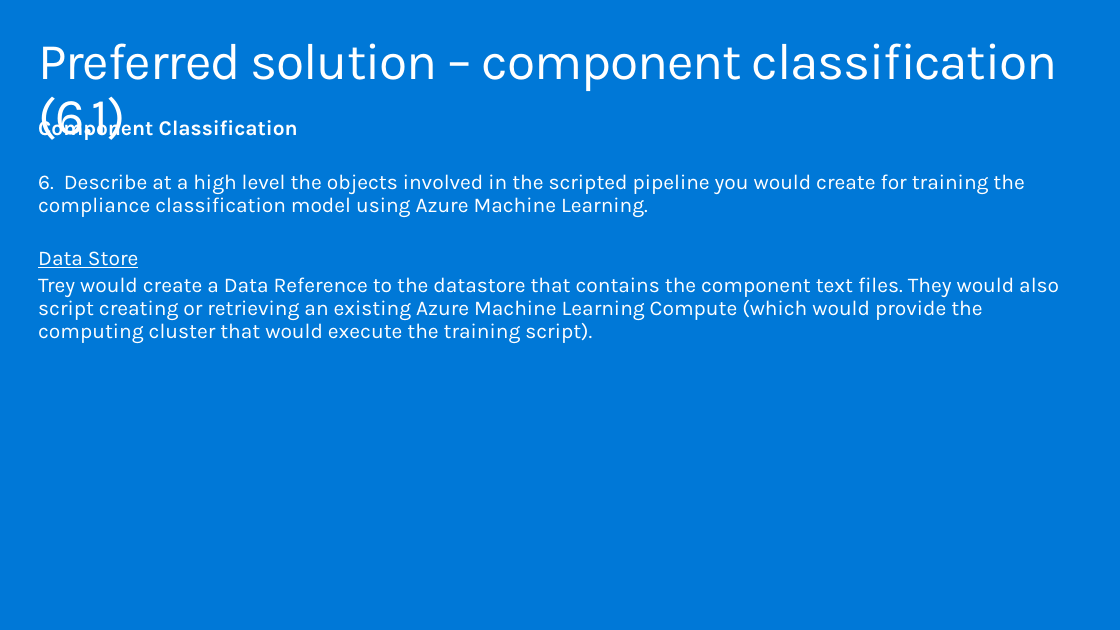
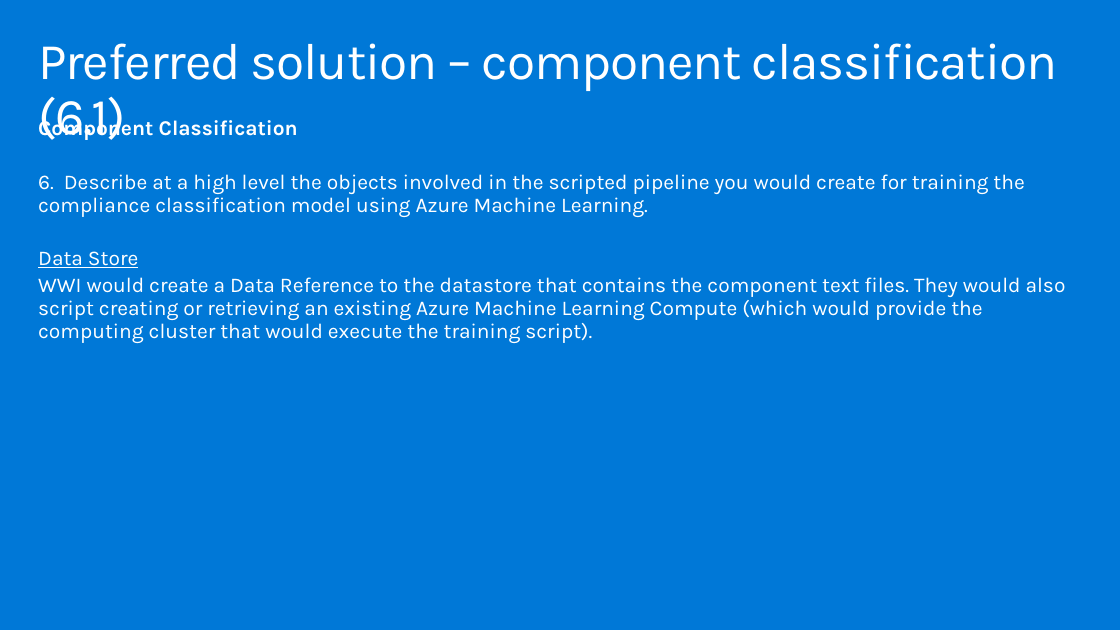
Before and after one commit to tgokal/MCW-ML-Ops, a slide deck: slide 18 of Whiteboard design session/WDS trainer presentation - MLOps.pptx. Drawn at 1120x630 pixels with LibreOffice and Linux fonts; fonts in the diff are those of the drawing. Boxes give left, top, right and bottom in pixels: in the first picture for what was removed or moved away, otherwise in the second. Text is boxed around its words. In the diff, an @@ line names an element or a change of style, - is before the commit and + after.

```diff
--- a/Whiteboard design session/WDS trainer presentation - MLOps.pptx
+++ b/Whiteboard design session/WDS trainer presentation - MLOps.pptx
@@ text at (x1=38, y1=277, x2=1066, y2=343): text changed @@
-Trey would create a Data Reference to the datastore that contains the component text files. They would also script creating or retrieving an existing Azure Machine Learning Compute (which would provide the computing cluster that would execute the training script).
+WWI would create a Data Reference to the datastore that contains the component text files. They would also script creating or retrieving an existing Azure Machine Learning Compute (which would provide the computing cluster that would execute the training script).
```
Also in this commit, not shown: 12 other slides changed, 4 other files.
